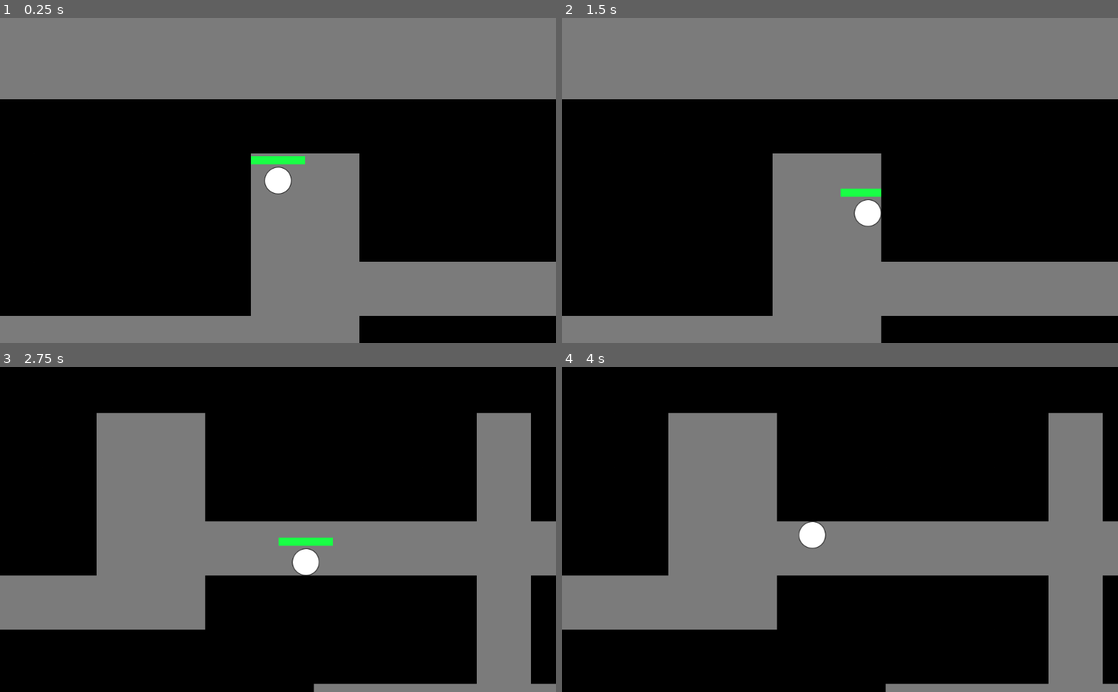
Above: before the commit, frames 1-4 (two rows, left to right).
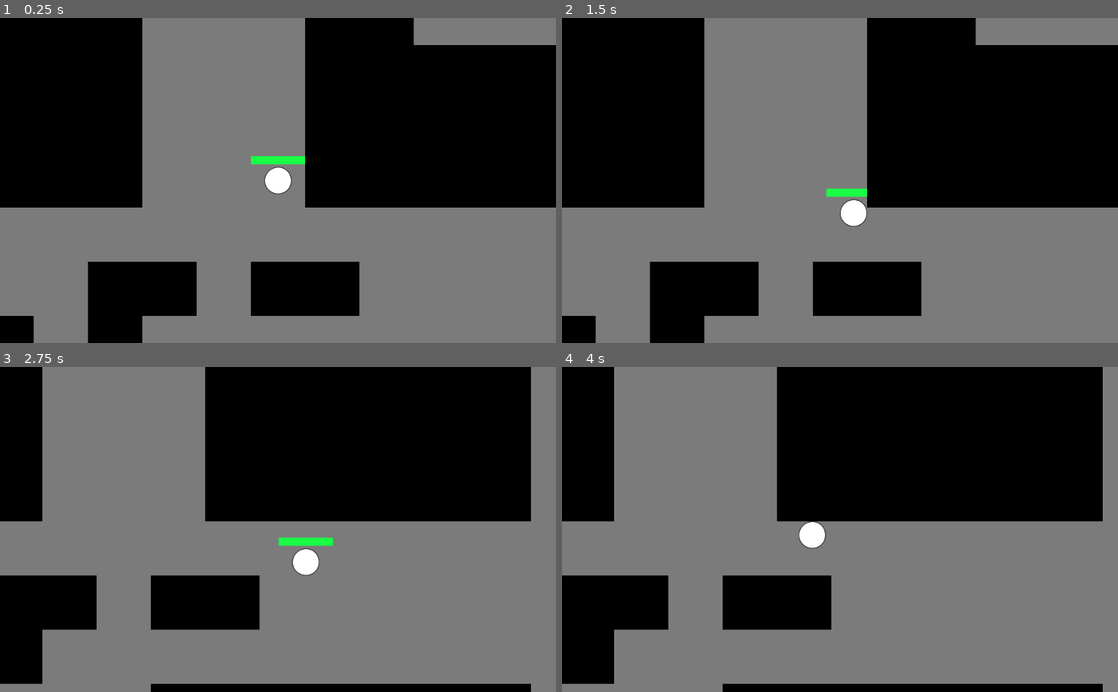
Above: after the commit, the same moments.

Repository: ComradeSparklePony/Slay-the-Triangles
Game: Godot game, scene res://maze.tscn
The game is run twice, just before and just after one commit, with the same random seed, the same clock (stepped at 60 frames per second) and the same inputs. The project has no main scene, so this scene is started directly.
Inputs (mouse positions are in pixels of both pictures, inside the frame that each line leads up to):
- Up to frame 1 (0.25 s): no input
- Up to frame 2 (1.5 s): tap Enter at 0.5 s; move the mouse to (962, 164) at 0.52 s; hold Right (ui_right) 0.53-1.28 s; click (962, 164) at 0.67 s; tap Space at 1.25 s; move the mouse to (728, 196) at 1.27 s; hold Down (ui_down) from 1.28 s (still down)
- Up to frame 3 (2.75 s): move the mouse to (333, 458) at 2.02 s; release Down (ui_down) at 2.03 s; hold Right (ui_right) from 2.03 s (still down)
- Up to frame 4 (4 s): move the mouse to (812, 594) at 2.77 s; release Right (ui_right) at 2.78 s; hold Up (ui_up) 2.78-3.53 s; click (812, 594) at 2.92 s; tap Enter at 3.5 s; move the mouse to (1006, 578) at 3.52 s; hold Left (ui_left) from 3.53 s (still down)

The runs differ from the first frame. In frame 1, 51% of the frame differs, in the area x 0-100%, y 0-100%; in frame 2, 48%; in frame 3, 43%; in frame 4, 42%.

Commit message:
randomize spawn locations and tweak spawn rate and player health

Diff:
--- a/enemy_spawner.gd
+++ b/enemy_spawner.gd
@@ -60,7 +60,7 @@
 func _on_Timer_timeout():
 	var player_distance
 	player_distance = position.distance_to(player.position)
-	$Timer.wait_time = player_distance / 50
+	$Timer.wait_time = player_distance / 70
 	var new_enemy = enemy.instance()
 	new_enemy.position = position
 	get_parent().add_child(new_enemy)
--- a/maze.gd
+++ b/maze.gd
@@ -74,19 +74,23 @@
 
 	#spawn player at an open area
 	var player_spawned = false
-	for y in range(MAZESIZE):
-		for x in range(MAZESIZE):
+	for y in shuffle(range(MAZESIZE)):
+		for x in shuffle(range(MAZESIZE)):
 			if wall_array[y][x] == 1 and not player_spawned:
 				$player.position = Vector2(x, y) * 100
 				player_spawned = true
 
 	#spawn spawner at open area at opposite corner
 	var spawner_spawned = false
-	var spawn
-	var reverse_mazesize = range(MAZESIZE)
-	reverse_mazesize.invert()
-	for y in reverse_mazesize:
-		for x in reverse_mazesize:
+	for y in shuffle(range(MAZESIZE)):
+		for x in shuffle(range(MAZESIZE)):
 			if wall_array[y][x] == 1 and not spawner_spawned:
 				$"enemy-spawner".position = Vector2(x, y) * 100
 				spawner_spawned = true
+func shuffle(array):
+	var shuffle_array = []
+	while array.size() > 0:
+		var item = array[randi() % (array.size())]
+		shuffle_array.append(item)
+		array.erase(item)
+	return shuffle_array
--- a/player.tscn
+++ b/player.tscn
@@ -24,7 +24,7 @@
 SPEED = 300
 attack = 10
 RELOAD_TIME = 0.15
-max_hp = 150
+max_hp = 200
 projectile = ExtResource( 2 )
 
 [node name="Sprite" type="Sprite" parent="." index="0"]
